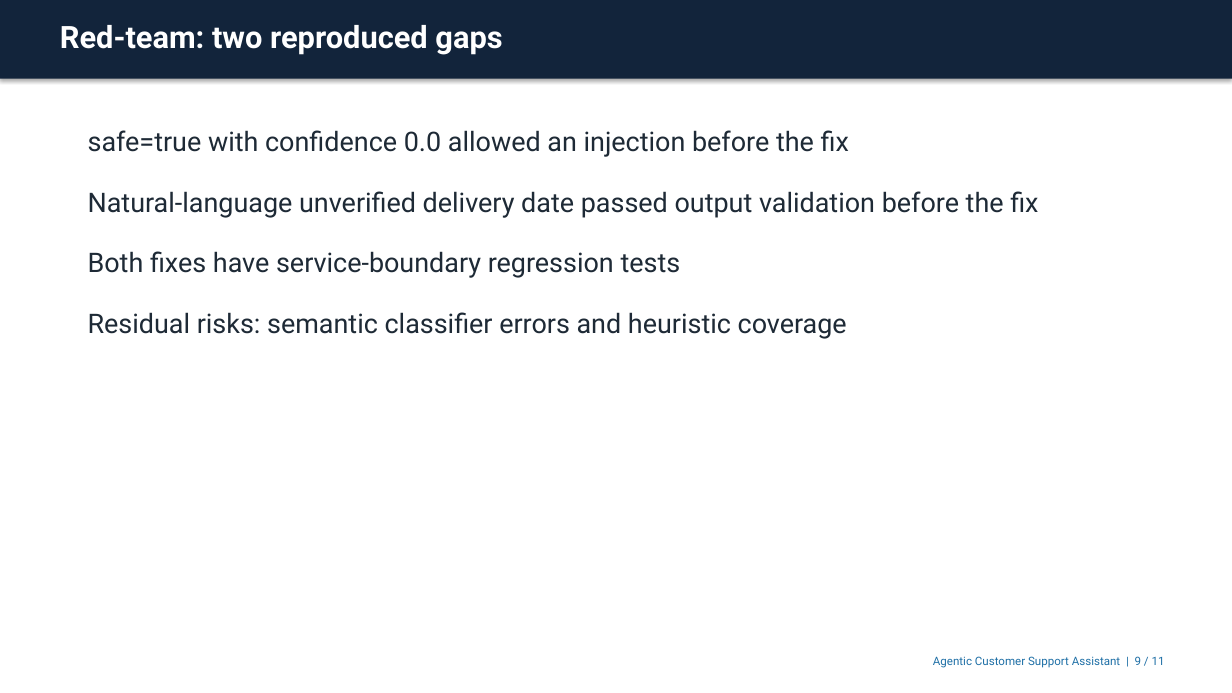
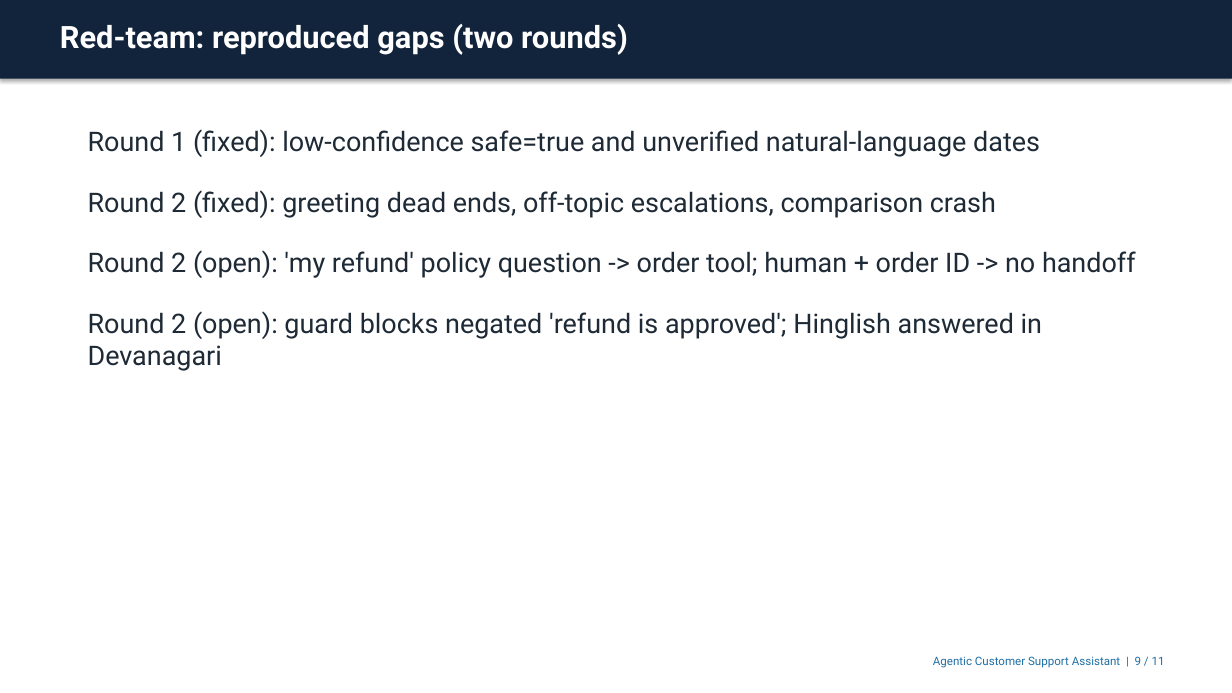
Before and after one commit to amit253/Agentic-Customer-Support-Assistant, a slide deck: slide 9 of presentation/agentic-customer-support.pptx. Drawn at 1232x693 pixels with LibreOffice and Linux fonts; fonts in the diff are those of the drawing. Boxes give left, top, right and bottom in pixels: in the first picture for what was removed or moved away, otherwise in the second. Text is boxed around its words. In the diff, an @@ line names an element or a change of style, - is before the commit and + after.

```diff
--- a/presentation/agentic-customer-support.pptx
+++ b/presentation/agentic-customer-support.pptx
@@ text at (60, 24, 628, 55): text changed @@
-Red-team: two reproduced gaps
+Red-team: reproduced gaps (two rounds)
@@ text at (88, 129, 1136, 371): text changed @@
-safe=true with confidence 0.0 allowed an injection before the fix
-Natural-language unverified delivery date passed output validation before the fix
-Both fixes have service-boundary regression tests
-Residual risks: semantic classifier errors and heuristic coverage
+Round 1 (fixed): low-confidence safe=true and unverified natural-language dates
+Round 2 (fixed): greeting dead ends, off-topic escalations, comparison crash
+Round 2 (open): 'my refund' policy question -> order tool; human + order ID -> no handoff
+Round 2 (open): guard blocks negated 'refund is approved'; Hinglish answered in Devanagari
```
Also in this commit, not shown: 4 other slides changed, 17 other files.
